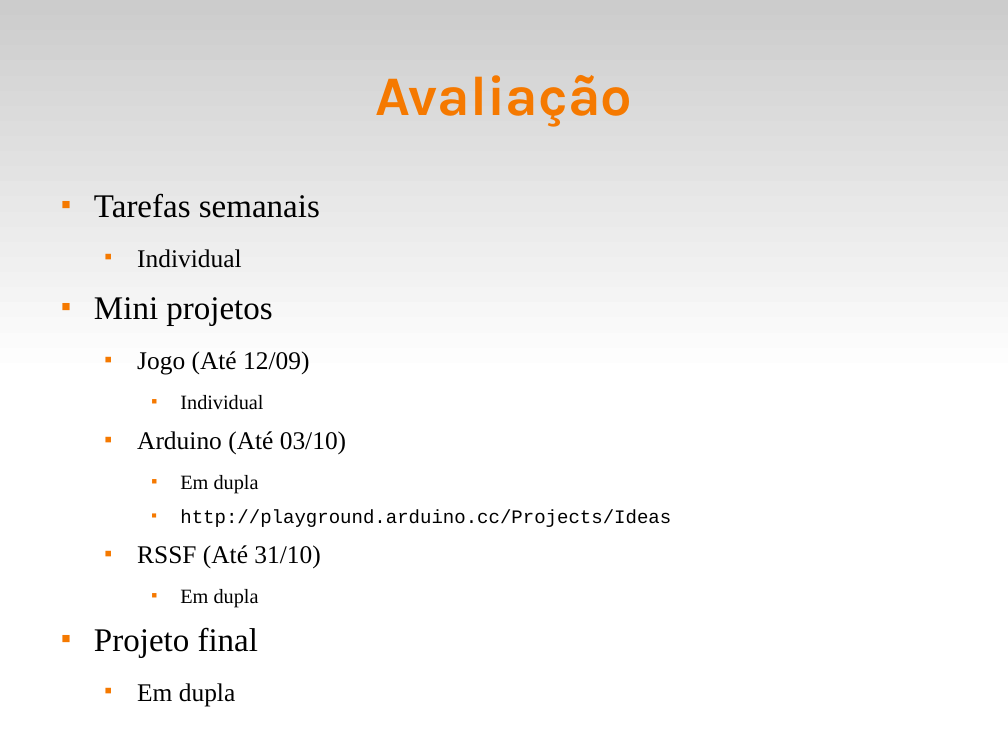
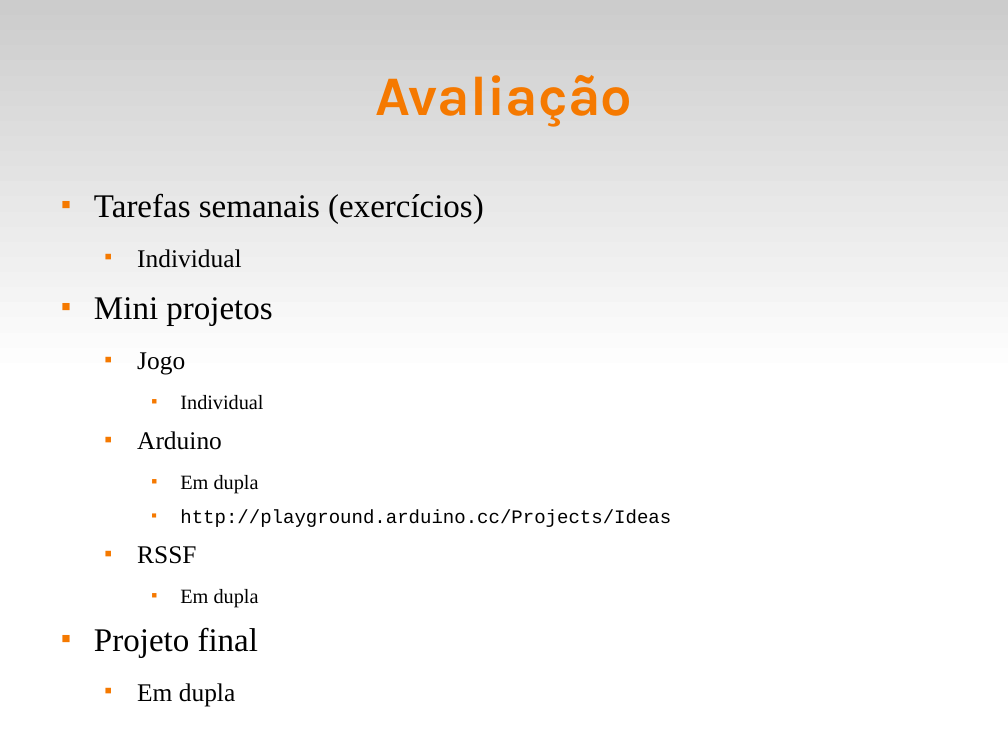
Before and after one commit to fsantanna-uerj/reativos, a slide deck: slide 4 of slides/00_intro.odp (slide 8 before the commit). Drawn at 1008x756 pixels with LibreOffice and Linux fonts; fonts in the diff are those of the drawing. Boxes give left, top, right and bottom in pixels: in the first picture for what was removed or moved away, otherwise in the second. Text is boxed around its words. In the diff, an @@ line names an element or a change of style, - is before the commit and + after.

```diff
--- a/slides/00_intro.odp
+++ b/slides/00_intro.odp
@@ text at <box>94,193,484,224</box>: text changed @@
-■ Tarefas semanais
+■ Tarefas semanais (exercícios)
@@ text at <box>137,352,185,375</box>: text changed @@
-  ■ Jogo (Até 12/09)
+  ■ Jogo
@@ text at <box>137,431,222,450</box>: text changed @@
-  ■ Arduino (Até 03/10)
+  ■ Arduino
@@ text at <box>137,546,196,564</box>: text changed @@
-  ■ RSSF (Até 31/10)
+  ■ RSSF
```
Also in this commit, not shown: 6 other slides changed, 1 slide added, 2 slides removed, 7 other files.
